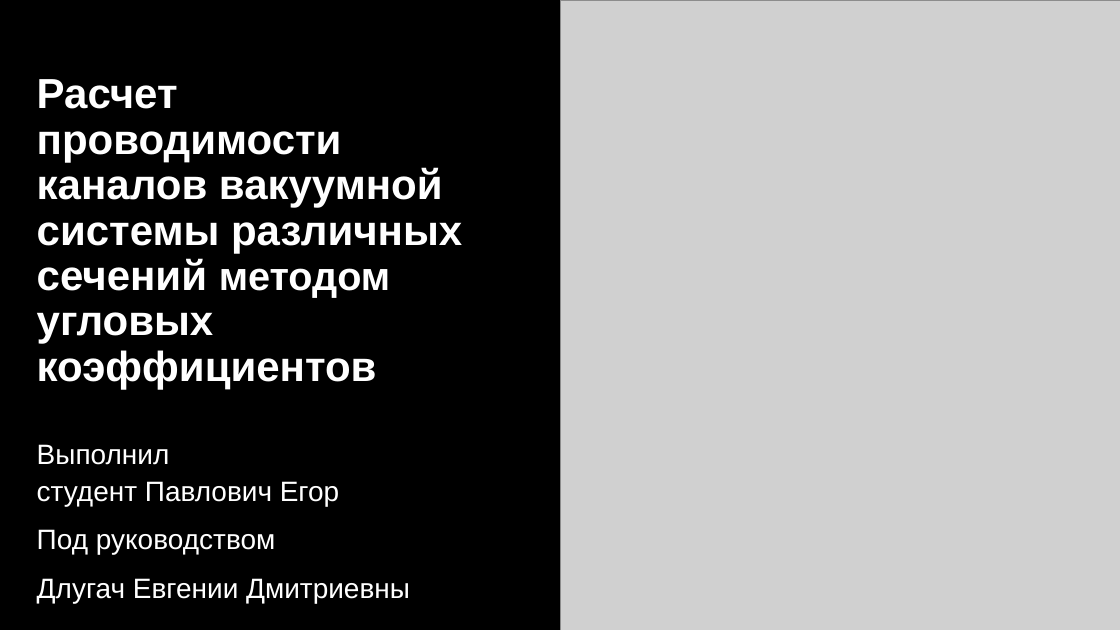
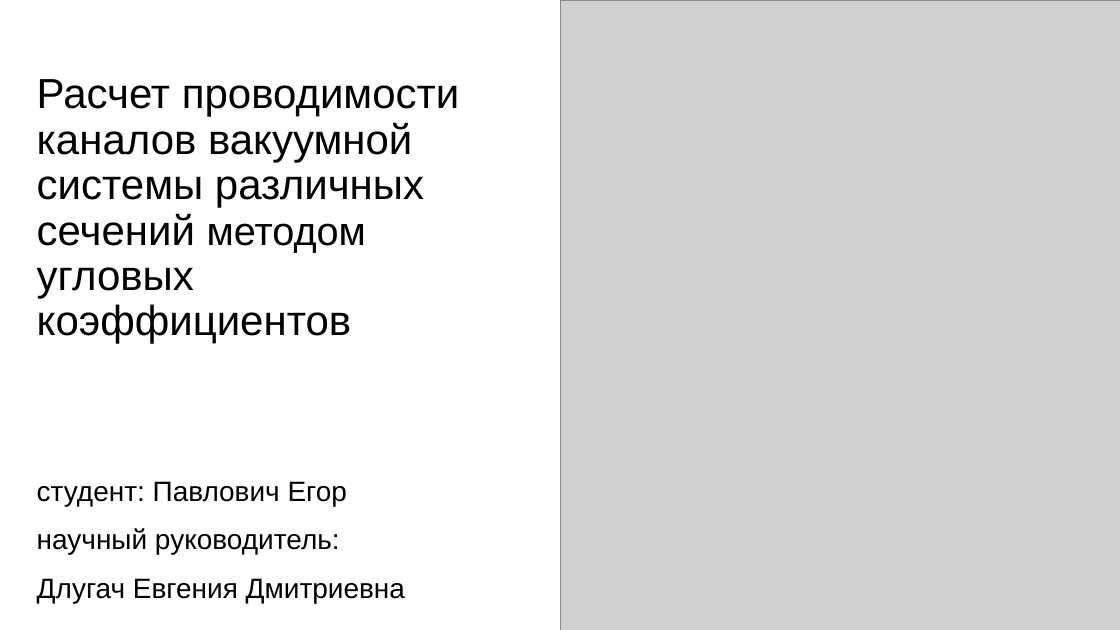
Before and after one commit to eprush/MethodOfAngularCoefficients, a slide deck: slide 1 of Media/bac_diploma.pptx. Drawn at 1120x630 pixels with LibreOffice and Linux fonts; fonts in the diff are those of the drawing; grey boxes stand for pictures. Boxes give left, top, right and bottom in pixels: in the first picture for what was removed or moved away, otherwise in the second. Text is boxed around its words. In the diff, an @@ line names an element or a change of style, - is before the commit and + after.

```diff
--- a/Media/bac_diploma.pptx
+++ b/Media/bac_diploma.pptx
@@ background #000000 to #FFFFFF @@
@@ title "Расчет проводимости каналов вакуумной системы ..." at bbox=[37, 79, 459, 344]: text colour #FFFFFF to #000000, bold off @@
@@ subtitle at bbox=[37, 481, 405, 603]: text changed; text colour #FFFFFF to #000000 @@
-Выполнил
-студент Павлович Егор
-Под руководством
-Длугач Евгении Дмитриевны
+студент: Павлович Егор
+научный руководитель:
+Длугач Евгения Дмитриевна
```
Also in this commit, not shown: 14 other slides changed, 2 slides added, 1 slide removed, 4 other files.
